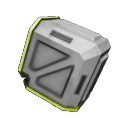
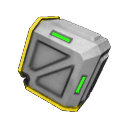
Layer changes from the first 128 x 128 image to the second:
painted on "kopie ConveyorTubeCurved.png" over [18, 16, 87, 112]
